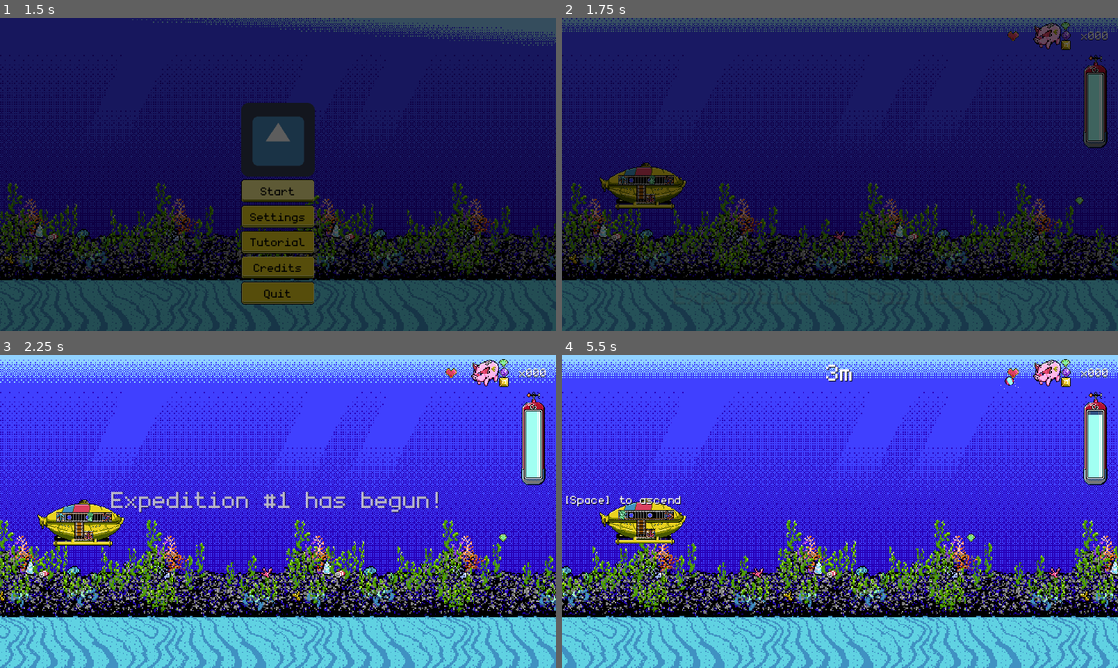
Above: before the commit, frames 1-4 (two rows, left to right).
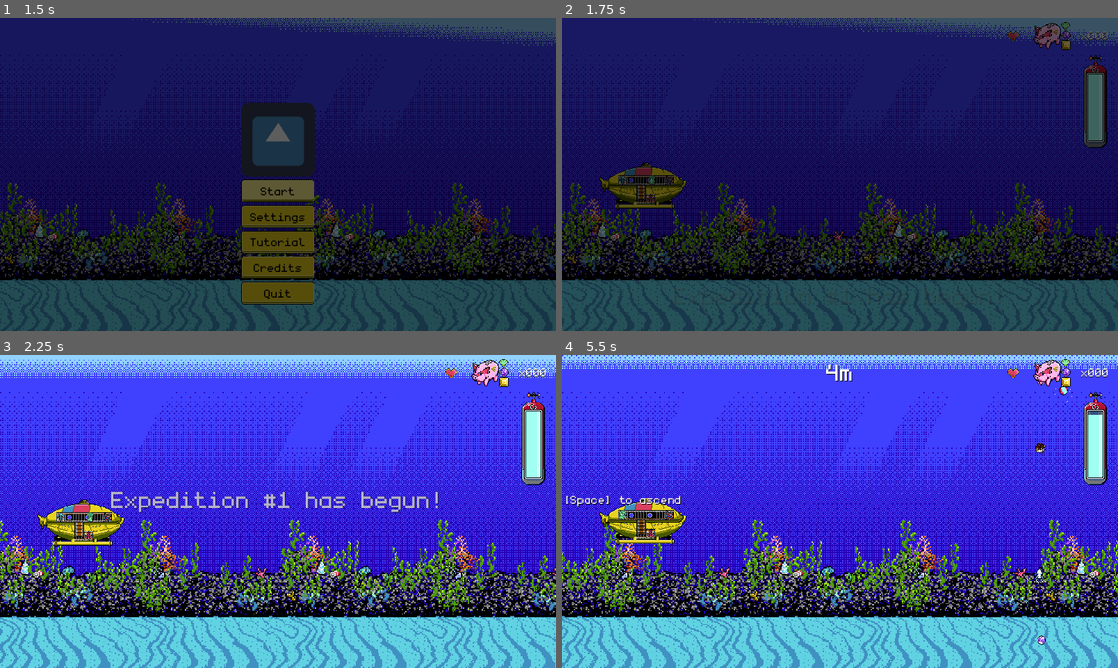
Above: after the commit, the same moments.

Repository: dmitriy-shmilo/gwj41
Game: Godot game, scene res://splash_screen/splash_screen.tscn
The game is run twice, just before and just after one commit, with the same random seed, the same clock (stepped at 60 frames per second) and the same inputs. The engine's default icon, where the game draws it, is replaced by a stand-in: a white triangle on a blue panel in a dark square. Sound files missing from this copy of the repository are replaced by a short silence.
Inputs (mouse positions are in pixels of both pictures, inside the frame that each line leads up to):
- Up to frame 1 (1.5 s): tap Enter at 0.5 s; move the mouse to (400, 158) at 0.52 s; hold D (ui_right) 0.53-1.25 s; tap Space (ui_accept) at 0.77 s; click "Start" at 1.25 s
- Up to frame 2 (1.75 s): no input
- Up to frame 3 (2.25 s): move the mouse to (166, 527) at 2.02 s; hold S (ui_down) from 2.03 s (still down)
- Up to frame 4 (5.5 s): tap Space (ui_accept) at 2.27, 3.77, 4.52, 5.27 s; move the mouse to (895, 442) at 2.77 s; release S (ui_down) at 2.78 s; hold D (ui_right) 2.78-3.53 s; move the mouse to (812, 574) at 3.52 s; hold W (ui_up) 3.53-4.28 s; move the mouse to (1006, 558) at 4.27 s; hold A (ui_left) from 4.28 s (still down); move the mouse to (673, 464) at 5.02 s

Frame 1 is identical in both runs. In frame 2, 14% of the frame differs, in the area x 0-100%, y 0-100%; in frame 3, 22%; in frame 4, 24%.

Commit message:
Spawn random chunks.

Diff:
--- /dev/null
+++ b/src/game_screen/chunks/chunk.gd
@@ -0,0 +1,24 @@
+extends Node2D
+class_name Chunk
+
+const DISAPPEAR_AT_X = -100.0
+
+signal end_visible(sender)
+
+export(Vector2) var velocity
+
+onready var _end = $"End"
+
+func _process(delta: float) -> void:
+	global_position += velocity * delta
+
+	if _end.global_position.x <= DISAPPEAR_AT_X:
+		queue_free()
+
+
+func disappear() -> void:
+	queue_free()
+
+
+func _on_End_screen_entered() -> void:
+	emit_signal("end_visible", self)
--- /dev/null
+++ b/src/game_screen/chunks/chunk.tscn
@@ -0,0 +1,11 @@
+[gd_scene load_steps=2 format=2]
+
+[ext_resource path="res://game_screen/chunks/chunk.gd" type="Script" id=1]
+
+[node name="Chunk" type="Node2D" groups=["chunks"]]
+script = ExtResource( 1 )
+
+[node name="End" type="VisibilityNotifier2D" parent="."]
+position = Vector2( 950, 280 )
+
+[connection signal="screen_entered" from="End" to="." method="_on_End_screen_entered"]
--- /dev/null
+++ b/src/game_screen/chunks/chunk1.tscn
@@ -0,0 +1,73 @@
+[gd_scene load_steps=4 format=2]
+
+[ext_resource path="res://game_screen/chunks/chunk.gd" type="Script" id=1]
+[ext_resource path="res://game_screen/chunks/random_enemy.tscn" type="PackedScene" id=2]
+[ext_resource path="res://game_screen/chunks/random_treasure.tscn" type="PackedScene" id=3]
+
+[node name="Chunk" type="Node2D" groups=["chunks"]]
+script = ExtResource( 1 )
+
+[node name="End" type="VisibilityNotifier2D" parent="."]
+position = Vector2( 1323, 280 )
+
+[node name="RandomEnemy" parent="." instance=ExtResource( 2 )]
+position = Vector2( 104, 70 )
+
+[node name="RandomEnemy2" parent="." instance=ExtResource( 2 )]
+position = Vector2( 104, 190 )
+
+[node name="RandomEnemy3" parent="." instance=ExtResource( 2 )]
+position = Vector2( 104, 325 )
+
+[node name="RandomEnemy4" parent="." instance=ExtResource( 2 )]
+position = Vector2( 392, 220 )
+
+[node name="RandomEnemy5" parent="." instance=ExtResource( 2 )]
+position = Vector2( 392, 340 )
+
+[node name="RandomEnemy6" parent="." instance=ExtResource( 2 )]
+position = Vector2( 392, 475 )
+
+[node name="RandomEnemy7" parent="." instance=ExtResource( 2 )]
+position = Vector2( 687, 25 )
+
+[node name="RandomEnemy8" parent="." instance=ExtResource( 2 )]
+position = Vector2( 687, 145 )
+
+[node name="RandomEnemy9" parent="." instance=ExtResource( 2 )]
+position = Vector2( 687, 280 )
+
+[node name="RandomEnemy10" parent="." instance=ExtResource( 2 )]
+position = Vector2( 989, 196 )
+
+[node name="RandomEnemy11" parent="." instance=ExtResource( 2 )]
+position = Vector2( 989, 316 )
+
+[node name="RandomEnemy12" parent="." instance=ExtResource( 2 )]
+position = Vector2( 989, 492 )
+
+[node name="RandomEnemy13" parent="." instance=ExtResource( 2 )]
+position = Vector2( 1231, 32 )
+
+[node name="RandomEnemy14" parent="." instance=ExtResource( 2 )]
+position = Vector2( 1231, 152 )
+
+[node name="RandomEnemy15" parent="." instance=ExtResource( 2 )]
+position = Vector2( 1231, 287 )
+
+[node name="RandomTreasure" parent="." instance=ExtResource( 3 )]
+position = Vector2( 106, 447 )
+
+[node name="RandomTreasure2" parent="." instance=ExtResource( 3 )]
+position = Vector2( 685, 424 )
+
+[node name="RandomTreasure3" parent="." instance=ExtResource( 3 )]
+position = Vector2( 1230, 441 )
+
+[node name="RandomTreasure4" parent="." instance=ExtResource( 3 )]
+position = Vector2( 996, 65 )
+
+[node name="RandomTreasure5" parent="." instance=ExtResource( 3 )]
+position = Vector2( 392, 89 )
+
+[connection signal="screen_entered" from="End" to="." method="_on_End_screen_entered"]
--- /dev/null
+++ b/src/game_screen/chunks/chunk2.tscn
@@ -0,0 +1,49 @@
+[gd_scene load_steps=4 format=2]
+
+[ext_resource path="res://game_screen/chunks/random_enemy.tscn" type="PackedScene" id=1]
+[ext_resource path="res://game_screen/chunks/chunk.tscn" type="PackedScene" id=2]
+[ext_resource path="res://game_screen/chunks/random_treasure.tscn" type="PackedScene" id=3]
+
+[node name="Chunk" instance=ExtResource( 2 )]
+
+[node name="RandomEnemy" parent="." index="1" instance=ExtResource( 1 )]
+position = Vector2( 58, 58 )
+allow_empty = false
+
+[node name="RandomEnemy2" parent="." index="2" instance=ExtResource( 1 )]
+position = Vector2( 57, 125 )
+
+[node name="RandomEnemy3" parent="." index="3" instance=ExtResource( 1 )]
+position = Vector2( 42, 467 )
+allow_empty = false
+
+[node name="RandomEnemy4" parent="." index="4" instance=ExtResource( 1 )]
+position = Vector2( 42, 392 )
+
+[node name="RandomEnemy5" parent="." index="5" instance=ExtResource( 1 )]
+position = Vector2( 333, 392 )
+
+[node name="RandomEnemy6" parent="." index="6" instance=ExtResource( 1 )]
+position = Vector2( 338, 280 )
+
+[node name="RandomEnemy8" parent="." index="7" instance=ExtResource( 1 )]
+position = Vector2( 876, 185 )
+allow_empty = false
+
+[node name="RandomEnemy9" parent="." index="8" instance=ExtResource( 1 )]
+position = Vector2( 881, 73 )
+allow_empty = false
+
+[node name="RandomEnemy10" parent="." index="9" instance=ExtResource( 1 )]
+position = Vector2( 749, 48 )
+allow_empty = false
+
+[node name="RandomEnemy11" parent="." index="10" instance=ExtResource( 1 )]
+position = Vector2( 492, 99 )
+allow_empty = false
+
+[node name="RandomEnemy7" parent="." index="11" instance=ExtResource( 1 )]
+position = Vector2( 516, 331 )
+
+[node name="RandomTreasure" parent="." index="12" instance=ExtResource( 3 )]
+position = Vector2( 630, 335 )
--- /dev/null
+++ b/src/game_screen/chunks/chunk3.tscn
@@ -0,0 +1,60 @@
+[gd_scene load_steps=4 format=2]
+
+[ext_resource path="res://game_screen/chunks/random_enemy.tscn" type="PackedScene" id=1]
+[ext_resource path="res://game_screen/chunks/chunk.tscn" type="PackedScene" id=2]
+[ext_resource path="res://game_screen/chunks/random_treasure.tscn" type="PackedScene" id=3]
+
+[node name="Chunk" instance=ExtResource( 2 )]
+
+[node name="End" parent="." index="0"]
+position = Vector2( 810, 280 )
+
+[node name="RandomEnemy" parent="." index="1" instance=ExtResource( 1 )]
+position = Vector2( 406, 152 )
+allow_empty = false
+
+[node name="RandomEnemy2" parent="." index="2" instance=ExtResource( 1 )]
+position = Vector2( 406, 384 )
+allow_empty = false
+
+[node name="RandomEnemy3" parent="." index="3" instance=ExtResource( 1 )]
+position = Vector2( 410, 475 )
+
+[node name="RandomEnemy4" parent="." index="4" instance=ExtResource( 1 )]
+position = Vector2( 705, 266 )
+allow_empty = false
+
+[node name="RandomEnemy5" parent="." index="5" instance=ExtResource( 1 )]
+position = Vector2( 156, 266 )
+allow_empty = false
+
+[node name="RandomEnemy6" parent="." index="6" instance=ExtResource( 1 )]
+position = Vector2( 65, 175 )
+
+[node name="RandomEnemy7" parent="." index="7" instance=ExtResource( 1 )]
+position = Vector2( 113, 449 )
+allow_empty = false
+
+[node name="RandomEnemy8" parent="." index="8" instance=ExtResource( 1 )]
+position = Vector2( 619, 56 )
+
+[node name="RandomEnemy9" parent="." index="9" instance=ExtResource( 1 )]
+position = Vector2( 458, 56 )
+
+[node name="RandomEnemy10" parent="." index="10" instance=ExtResource( 1 )]
+position = Vector2( 279, 56 )
+
+[node name="RandomEnemy11" parent="." index="11" instance=ExtResource( 1 )]
+position = Vector2( 95, 56 )
+
+[node name="RandomEnemy12" parent="." index="12" instance=ExtResource( 1 )]
+position = Vector2( 642, 493 )
+
+[node name="RandomTreasure" parent="." index="13" instance=ExtResource( 3 )]
+position = Vector2( 411, 229 )
+
+[node name="RandomTreasure2" parent="." index="14" instance=ExtResource( 3 )]
+position = Vector2( 524, 229 )
+
+[node name="RandomTreasure3" parent="." index="15" instance=ExtResource( 3 )]
+position = Vector2( 464, 298 )
--- /dev/null
+++ b/src/game_screen/chunks/chunk4.tscn
@@ -0,0 +1,28 @@
+[gd_scene load_steps=4 format=2]
+
+[ext_resource path="res://game_screen/chunks/chunk.gd" type="Script" id=1]
+[ext_resource path="res://game_screen/chunks/random_enemy.tscn" type="PackedScene" id=2]
+[ext_resource path="res://game_screen/chunks/random_treasure.tscn" type="PackedScene" id=3]
+
+[node name="Chunk" type="Node2D" groups=["chunks"]]
+script = ExtResource( 1 )
+
+[node name="End" type="VisibilityNotifier2D" parent="."]
+position = Vector2( 288, 280 )
+
+[node name="RandomTreasure" parent="." instance=ExtResource( 3 )]
+position = Vector2( 198, 45 )
+
+[node name="RandomTreasure2" parent="." instance=ExtResource( 3 )]
+position = Vector2( 198, 492 )
+
+[node name="RandomEnemy" parent="." instance=ExtResource( 2 )]
+position = Vector2( 196, 162 )
+
+[node name="RandomEnemy2" parent="." instance=ExtResource( 2 )]
+position = Vector2( 195, 275 )
+
+[node name="RandomEnemy3" parent="." instance=ExtResource( 2 )]
+position = Vector2( 195, 384 )
+
+[connection signal="screen_entered" from="End" to="." method="_on_End_screen_entered"]
--- /dev/null
+++ b/src/game_screen/chunks/chunk5.tscn
@@ -0,0 +1,44 @@
+[gd_scene load_steps=4 format=2]
+
+[ext_resource path="res://game_screen/chunks/chunk.gd" type="Script" id=1]
+[ext_resource path="res://game_screen/chunks/random_enemy.tscn" type="PackedScene" id=2]
+[ext_resource path="res://game_screen/chunks/random_treasure.tscn" type="PackedScene" id=3]
+
+[node name="Chunk" type="Node2D" groups=["chunks"]]
+script = ExtResource( 1 )
+
+[node name="End" type="VisibilityNotifier2D" parent="."]
+position = Vector2( 950, 280 )
+
+[node name="RandomEnemy" parent="End" instance=ExtResource( 2 )]
+position = Vector2( -699, -207 )
+
+[node name="RandomEnemy2" parent="End" instance=ExtResource( 2 )]
+position = Vector2( -698, 141 )
+
+[node name="RandomEnemy3" parent="End" instance=ExtResource( 2 )]
+position = Vector2( -463, -49 )
+
+[node name="RandomEnemy4" parent="End" instance=ExtResource( 2 )]
+position = Vector2( -202, 161 )
+
+[node name="RandomEnemy5" parent="End" instance=ExtResource( 2 )]
+position = Vector2( -195, -44 )
+allow_empty = false
+
+[node name="RandomTreasure2" parent="." instance=ExtResource( 3 )]
+position = Vector2( 58, 61 )
+
+[node name="RandomTreasure3" parent="." instance=ExtResource( 3 )]
+position = Vector2( 255, 228 )
+
+[node name="RandomTreasure4" parent="." instance=ExtResource( 3 )]
+position = Vector2( 492, 441 )
+
+[node name="RandomTreasure5" parent="." instance=ExtResource( 3 )]
+position = Vector2( 821, 51 )
+
+[node name="RandomTreasure6" parent="." instance=ExtResource( 3 )]
+position = Vector2( 490, 51 )
+
+[connection signal="screen_entered" from="End" to="." method="_on_End_screen_entered"]
--- /dev/null
+++ b/src/game_screen/chunks/random_enemy.gd
@@ -0,0 +1,26 @@
+extends Node2D
+
+
+const ENEMY_SCENES = [
+	preload("res://game_screen/enemy1.tscn"),
+	preload("res://game_screen/enemy2.tscn")
+]
+
+export(bool) var allow_empty = true
+
+func _ready() -> void:
+	var scene
+	if allow_empty:
+		var i = randi() % (ENEMY_SCENES.size() + 1)
+		if i == 0:
+			return
+		scene = ENEMY_SCENES[i - 1]
+	else:
+		scene = ENEMY_SCENES[randi() % ENEMY_SCENES.size()]
+
+	var enemy = scene.instance()
+	var game_screen = get_node("/root/GameScreen")
+	enemy.connect("collected", game_screen, "_on_item_collected")
+	enemy.position = position
+	enemy.add_to_group("items", true)
+	get_parent().call_deferred("add_child", enemy)
--- /dev/null
+++ b/src/game_screen/chunks/random_enemy.tscn
@@ -0,0 +1,6 @@
+[gd_scene load_steps=2 format=2]
+
+[ext_resource path="res://game_screen/chunks/random_enemy.gd" type="Script" id=1]
+
+[node name="RandomEnemy" type="Node2D"]
+script = ExtResource( 1 )
--- /dev/null
+++ b/src/game_screen/chunks/random_treasure.gd
@@ -0,0 +1,32 @@
+extends Node2D
+
+
+const TREASURE_SCENES = [
+	preload("res://game_screen/treasure1.tscn"),
+	preload("res://game_screen/treasure1.tscn"),
+	preload("res://game_screen/treasure1.tscn"),
+	preload("res://game_screen/treasure2.tscn"),
+	preload("res://game_screen/treasure2.tscn"),
+	preload("res://game_screen/treasure3.tscn"),
+	preload("res://game_screen/powerup.tscn"),
+	preload("res://game_screen/powerup.tscn")
+]
+
+export(bool) var allow_empty = true
+
+func _ready() -> void:
+	var scene
+	if allow_empty:
+		var i = randi() % (TREASURE_SCENES.size() + 1)
+		if i == 0:
+			return
+		scene = TREASURE_SCENES[i - 1]
+	else:
+		scene = TREASURE_SCENES[randi() % TREASURE_SCENES.size()]
+
+	var item = scene.instance()
+	var game_screen = get_node("/root/GameScreen")
+	item.connect("collected", game_screen, "_on_item_collected")
+	item.position = position
+	item.add_to_group("items", true)
+	get_parent().call_deferred("add_child", item)
--- /dev/null
+++ b/src/game_screen/chunks/random_treasure.tscn
@@ -0,0 +1,6 @@
+[gd_scene load_steps=2 format=2]
+
+[ext_resource path="res://game_screen/chunks/random_treasure.gd" type="Script" id=1]
+
+[node name="RandomTreasure" type="Node2D"]
+script = ExtResource( 1 )
--- a/src/game_screen/collectable.gd
+++ b/src/game_screen/collectable.gd
@@ -8,12 +8,6 @@
 export(Vector2) var velocity
 
 
-func _process(delta: float) -> void:
-	global_position += velocity * delta
-
-	if global_position.x <= DISAPPEAR_AT_X:
-		queue_free()
-
 
 func disappear() -> void:
 	queue_free()
--- a/src/game_screen/game_screen.gd
+++ b/src/game_screen/game_screen.gd
@@ -2,17 +2,16 @@
 
 const METERS_PER_PIXEL = 0.02
 const SPAWN_OFFSET = 100
-const TREASURE_SCENES = [
-	preload("res://game_screen/treasure1.tscn"),
-	preload("res://game_screen/treasure2.tscn"),
-	preload("res://game_screen/treasure3.tscn")
-]
-const ENEMY_SCENES = [
-	preload("res://game_screen/enemy1.tscn"),
-	preload("res://game_screen/enemy2.tscn")
-]
 const POWERUP_SCENE = preload("res://game_screen/powerup.tscn")
 const INVINCIBILITY_TIME = 2.0
+
+const CHUNK_SCENES = [
+	preload("res://game_screen/chunks/chunk1.tscn"),
+	preload("res://game_screen/chunks/chunk2.tscn"),
+	preload("res://game_screen/chunks/chunk3.tscn"),
+	preload("res://game_screen/chunks/chunk4.tscn"),
+	preload("res://game_screen/chunks/chunk5.tscn")
+]
 
 onready var _pause_container: ColorRect = $"Gui/PauseContainer"
 onready var _gui: Gui = $"Gui"
@@ -35,7 +34,7 @@
 var _oxygen_consumption = 1.0
 var _score = 0
 var _distance = 0
-var _base_speed = 50.0
+var _base_speed = 70.0
 var _speed = _base_speed
 var _invincibility_left = 0.0
 var _current_powerup: Powerup = null
@@ -47,7 +46,7 @@
 	_soundtrack_player.play(UserSaveData.soundtrack_time)
 	UserSaveData.is_running = true
 	UserSaveData.save_data()
-	_spawn(TREASURE_SCENES[0])
+	_spawn_chunk(CHUNK_SCENES[randi() % CHUNK_SCENES.size()])
 	_gui.update_lives(_lives, _max_lives)
 	_gui.show_run_title(tr("txt_run_title") % (UserSaveData.current_expedition + 1))
 
@@ -75,27 +74,30 @@
 				_max_lives += upgrade.strength
 			Upgrade.Type.oxygen:
 				_max_oxygen += upgrade.strength
-			Upgrade.Type.ascend_speed:
-				_submarine.up_speed += upgrade.strength
-			Upgrade.Type.descend_speed:
-				_submarine.down_speed += upgrade.strength
+			Upgrade.Type.vspeed:
+				_submarine.base_up_speed += upgrade.strength
+				_submarine.base_down_speed += upgrade.strength
+			_:
+				continue
 
 	_lives = _max_lives
 	_oxygen = _max_oxygen
 
-
-func _spawn(scene) -> void:
-	var item = scene.instance() as Collectable
-	item.global_position = Vector2(get_viewport().size.x + SPAWN_OFFSET, randi() % 8 * get_viewport().size.y / 10 + get_viewport().size.y / 10)
-	item.connect("collected", self, "_on_item_collected")
-	item.add_to_group("items", true)
-	item.velocity = Vector2(-_speed, 0)
-	add_child(item)
+func _spawn_chunk(scene) -> void:
+	var chunk = scene.instance() as Chunk
+	chunk.global_position = Vector2(get_viewport().size.x + SPAWN_OFFSET, 0)
+	chunk.connect("end_visible", self, "_on_chunk_ended")
+	chunk.add_to_group("chunks", true)
+	chunk.velocity = Vector2(-_speed, 0)
+	add_child(chunk)
 
 
 func _set_speed(value: float) -> void:
 	_speed = value
 	_parallax.speed = value
+	for item in get_tree().get_nodes_in_group("chunks"):
+		(item as Chunk).velocity = Vector2(-_speed, 0)
+
 	for item in get_tree().get_nodes_in_group("items"):
 		(item as Collectable).velocity = Vector2(-_speed, 0)
 
@@ -145,6 +147,10 @@
 	UserSaveData.current_expedition += 1
 	UserSaveData.is_running = false
 	UserSaveData.soundtrack_time = _soundtrack_player.get_playback_position()
+
+
+func _on_chunk_ended(chunk) -> void:
+	_spawn_chunk(CHUNK_SCENES[randi() % CHUNK_SCENES.size()])
 
 
 func _on_item_collected(item) -> void:
@@ -179,17 +185,6 @@
 	get_tree().paused = false
 
 
-func _on_SpawnTimer_timeout() -> void:
-	# TODO: spawn more stuff with progress
-	match randi() % 10:
-		0:
-			_spawn(TREASURE_SCENES[randi() % TREASURE_SCENES.size()])
-		1:
-			_spawn(POWERUP_SCENE)
-		2:
-			_spawn(ENEMY_SCENES[randi() % ENEMY_SCENES.size()])
-
-
 func _on_ProgressTimer_timeout() -> void:
 	_set_distance(_distance + _speed * METERS_PER_PIXEL)
 	_set_oxygen(_oxygen - _oxygen_consumption)
--- a/src/game_screen/game_screen.tscn
+++ b/src/game_screen/game_screen.tscn
@@ -155,7 +155,7 @@
 
 [node name="OceanTop" type="AnimatedSprite" parent="ParallaxBackground/ParallaxLayer3"]
 frames = SubResource( 18 )
-frame = 11
+frame = 8
 playing = true
 centered = false
 
--- a/src/project.godot
+++ b/src/project.godot
@@ -20,6 +20,11 @@
 "path": "res://data/actions/button_action.gd"
 }, {
 "base": "Node2D",
+"class": "Chunk",
+"language": "GDScript",
+"path": "res://game_screen/chunks/chunk.gd"
+}, {
+"base": "Node2D",
 "class": "Collectable",
 "language": "GDScript",
 "path": "res://game_screen/collectable.gd"
@@ -112,6 +117,7 @@
 _global_script_class_icons={
 "ActionButton": "",
 "ButtonAction": "",
+"Chunk": "",
 "Collectable": "",
 "CreditsScene": "",
 "Enemy": "",
